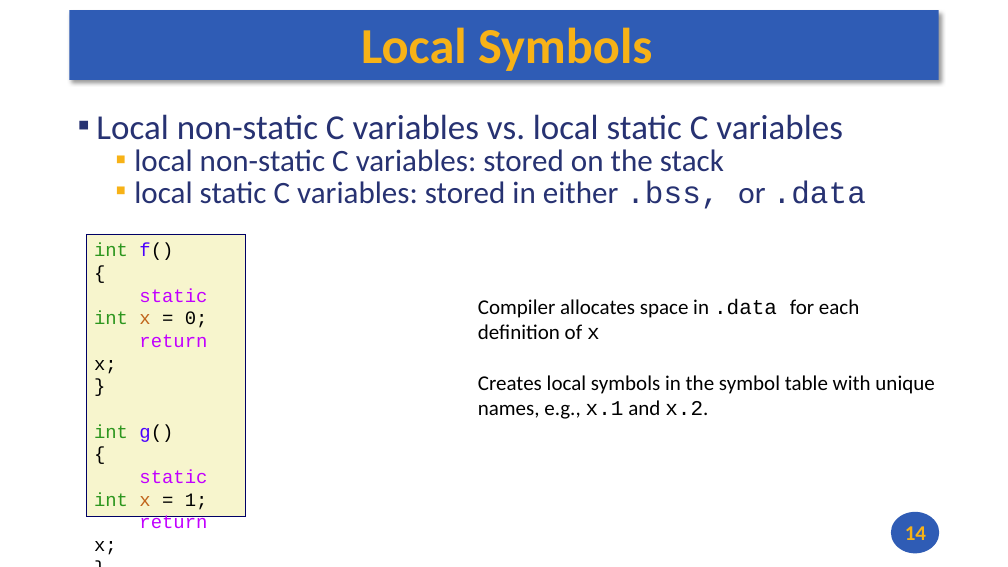
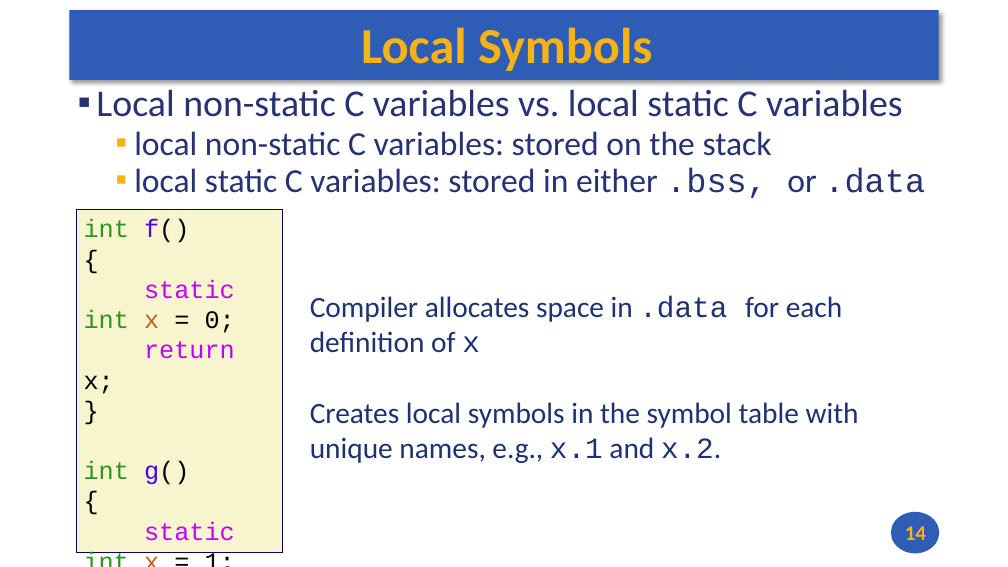
Before and after one commit to andrewt0301/hse-acos-course, a slide deck: slide 14 of docs/part2os/04_Linking/OS_Lecture_04.pptx. Drawn at 1008x567 pixels with LibreOffice and Linux fonts; fonts in the diff are those of the drawing. Boxes give left, top, right and bottom in pixels: in the first picture for what was removed or moved away, otherwise in the second. Text is boxed around its words. In the diff, an @@ line names an element or a change of style, - is before the commit and + after.

```diff
--- a/docs/part2os/04_Linking/OS_Lecture_04.pptx
+++ b/docs/part2os/04_Linking/OS_Lecture_04.pptx
@@ text "Local non-static C variables vs. ...": place and size @@
-text "Local non-static C variables vs. ..." at [96, 114, 866, 209]
+text "Local non-static C variables vs. ..." at [96, 89, 925, 198]
@@ text "Local non-static C variables vs. ..." at [96, 89, 925, 198]: size 33.3 to 36 pt in "Local non-static C variables vs. local static ..."; size 29.6 to 32 pt in "local non-static C variables: stored on the ...", "local static C variables: stored in either ..."; line spacing 0.7 to 0.8 @@
@@ rectangle "int f()": place and size @@
-rectangle "int f()" at [87, 234, 246, 516]
+rectangle "int f()" at [76, 209, 283, 553]
@@ rectangle "int f()" at [76, 209, 283, 553]: size 18 to 24 pt @@
@@ text "Compiler allocates space in .data ...": place and size @@
-text "Compiler allocates space in .data ..." at [478, 299, 934, 419]
+text "Compiler allocates space in .data ..." at [310, 296, 859, 463]
@@ text "Compiler allocates space in .data ..." at [310, 296, 859, 463]: size 20 to 28 pt, text colour #000000 to #1E3272 @@
```
Also in this commit, not shown: 35 other slides changed, 1 other file.
